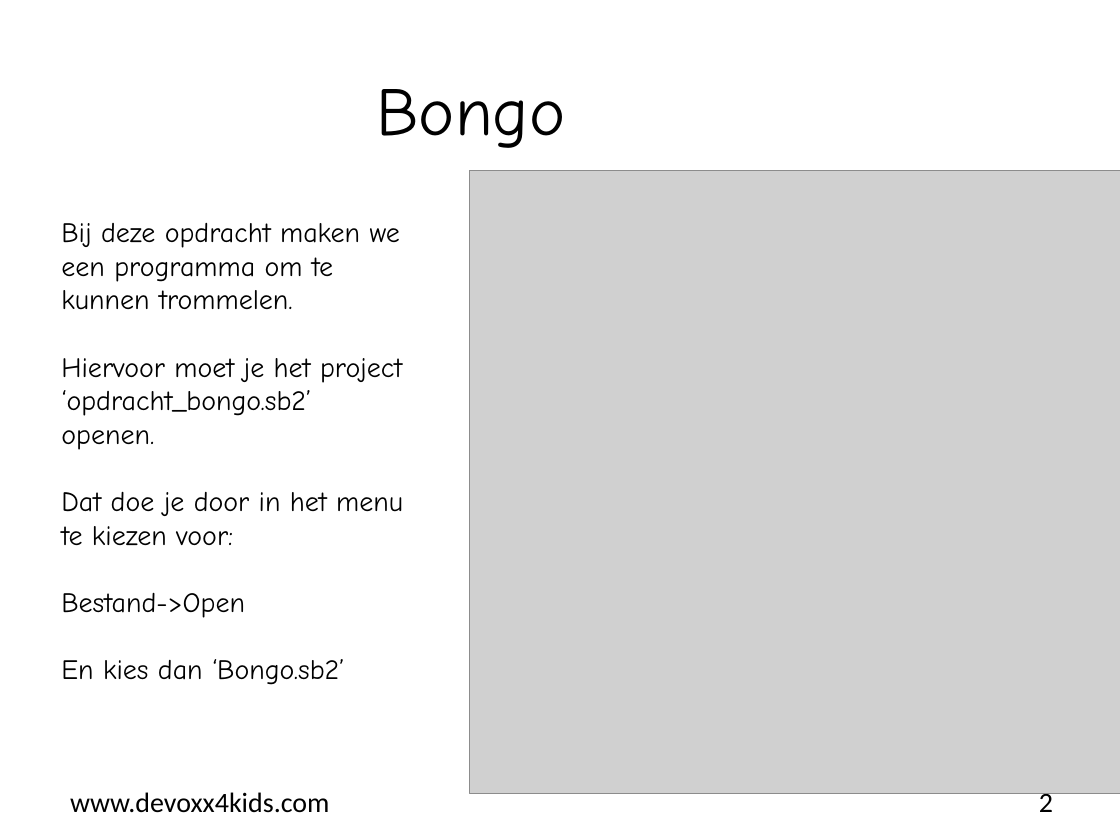
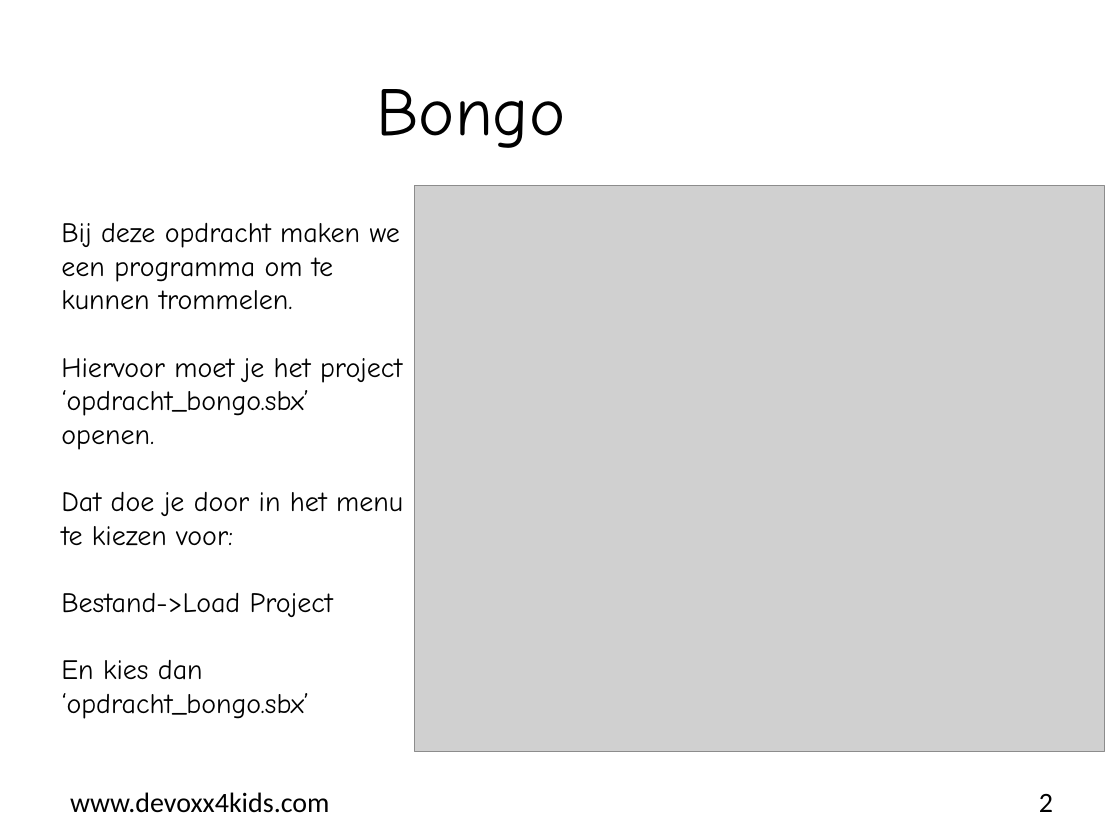
Before and after one commit to bertjan/openvalue-devoxx4kids, a slide deck: slide 2 of scratch-leapmotion/instructions/nl/Scratch-opdracht_03_Bongo.pptx. Drawn at 1120x840 pixels with LibreOffice and Linux fonts; fonts in the diff are those of the drawing; grey boxes stand for pictures; background and template pictures are left out. Boxes give left, top, right and bottom in pixels: in the first picture for what was removed or moved away, otherwise in the second. Text is boxed around its words. In the diff, an @@ line names an element or a change of style, - is before the commit and + after.

Commit message:
Changed Bongo to scratchX setup

```diff
--- a/scratch-leapmotion/instructions/nl/Scratch-opdracht_03_Bongo.pptx
+++ b/scratch-leapmotion/instructions/nl/Scratch-opdracht_03_Bongo.pptx
@@ picture: place and size @@
-picture at [469,170,1120,793]
+picture at [414,186,1103,752]
@@ text at [61,358,402,450]: text changed @@
-Hiervoor moet je het project ‘opdracht_bongo.sb2’ openen.
+Hiervoor moet je het project ‘opdracht_bongo.sbx’ openen.
@@ text at [61,593,333,719]: text changed @@
-Bestand->Open
-En kies dan ‘Bongo.sb2’
+Bestand->Load Project
+En kies dan ‘opdracht_bongo.sbx’
```
Also in this commit, not shown: 5 other slides changed, 1 other file.
